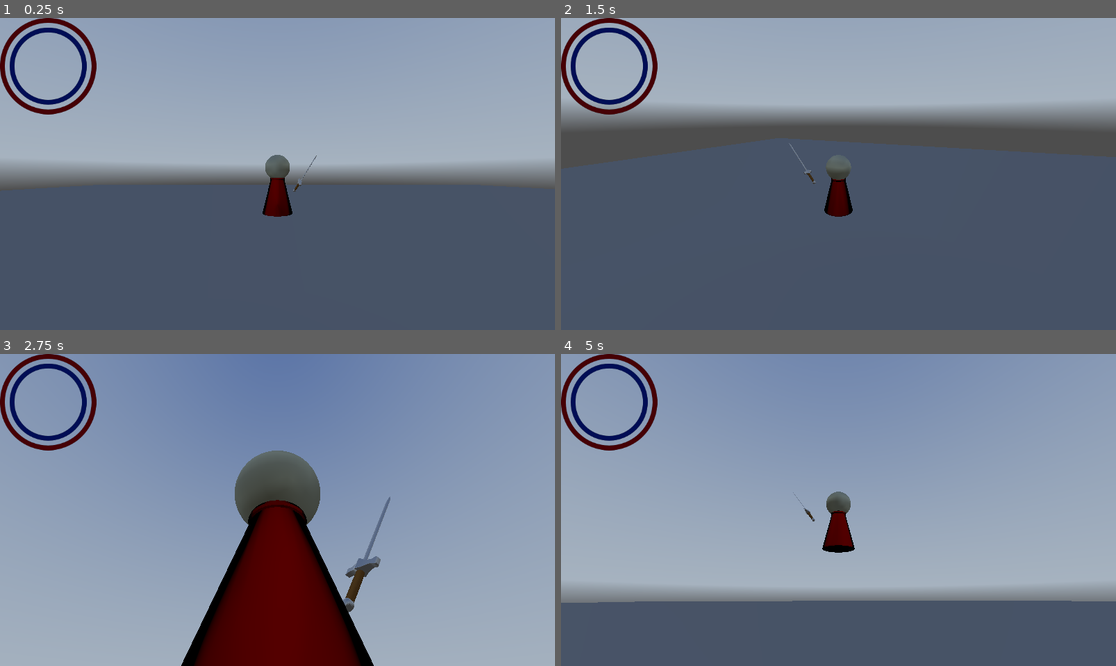
Above: before the commit, frames 1-4 (two rows, left to right).
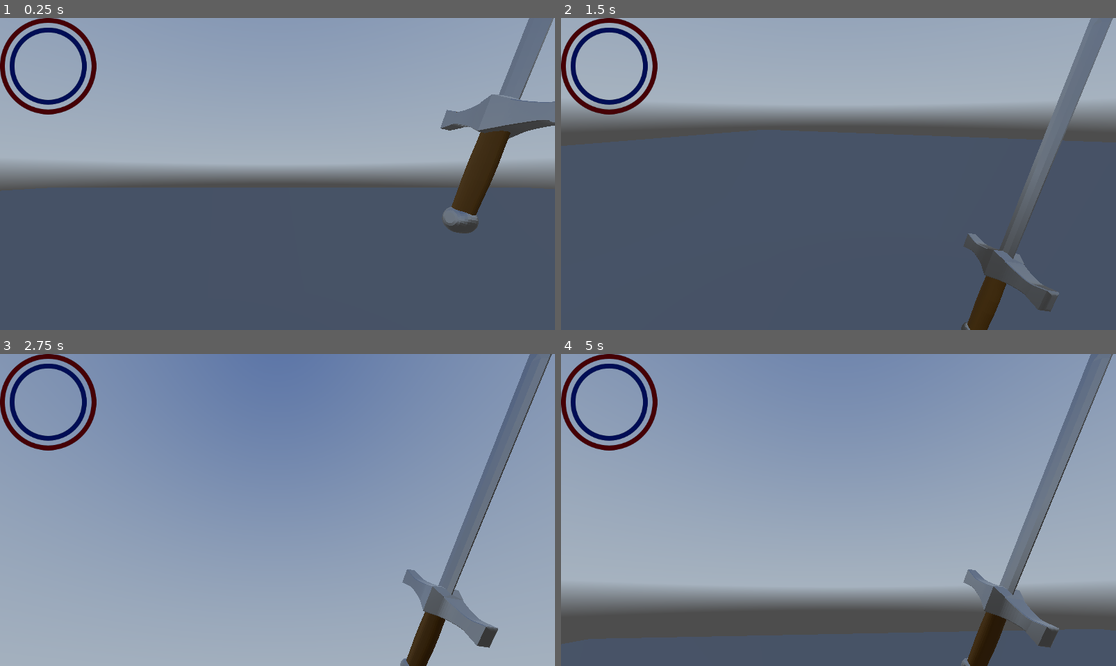
Above: after the commit, the same moments.

Repository: Jackimal5/Hollows-Haven
Game: Godot game, scene res://Scenes/test_area.tscn
Same seed, same stepped clock (60 frames per second), same inputs: the game is played once before the commit and once after it. A sky picture missing from this copy of the repository is replaced by a grey-blue gradient.
Inputs (mouse positions are in pixels of both pictures, inside the frame that each line leads up to):
- Up to frame 1 (0.25 s): no input
- Up to frame 2 (1.5 s): tap Enter at 0.5 s; move the mouse to (960, 158) at 0.52 s; hold D (right) 0.53-1.28 s; click (960, 158) at 0.6 s; tap Space (jump) at 0.77 s; move the mouse to (727, 189) at 1.27 s; hold S (backward) from 1.28 s (still down); tap Shift (sprint) at 1.35 s
- Up to frame 3 (2.75 s): tap Space (jump) at 1.52 s; move the mouse to (333, 441) at 2.02 s; release S (backward) at 2.03 s; hold D (right) from 2.03 s (still down); click (333, 441) at 2.1 s
- Up to frame 4 (5 s): move the mouse to (810, 572) at 2.77 s; release D (right) at 2.78 s; hold W (forward) 2.78-3.53 s; tap Shift (sprint) at 2.85, 4.35 s; tap Space (jump) at 3.02, 3.5, 3.77, 4.52 s; move the mouse to (1005, 556) at 3.52 s; hold A (left) from 3.53 s (still down); click (1005, 556) at 3.6 s; tap Enter at 4.25 s; move the mouse to (672, 463) at 4.27 s

The runs differ from the first frame. In frame 1, 5.9% of the frame differs, in the area x 17-100%, y 0-70%; in frame 2, 8.7%; in frame 3, 19%, in the area x 32-100%, y 0-100%; in frame 4, 13%.

Commit message:
Changed to FPS

Diff:
--- a/Scenes/test_area.tscn
+++ b/Scenes/test_area.tscn
@@ -1,15 +1,11 @@
-[gd_scene load_steps=17 format=3 uid="uid://bkf2accpow3fq"]
+[gd_scene load_steps=16 format=3 uid="uid://bkf2accpow3fq"]
 
 [ext_resource type="Script" uid="uid://btvyohb56e6xd" path="res://Scripts/player.gd" id="1_15qo1"]
 [ext_resource type="PackedScene" uid="uid://cp0xlar5bqga0" path="res://Assets/Sword.glb" id="2_bc04g"]
 [ext_resource type="Texture2D" uid="uid://bkbamxqvi1f5w" path="res://Assets/Stamina_Bar-removebg-preview.png" id="2_ifqnq"]
 [ext_resource type="Script" uid="uid://j1ydh2kjkmv1" path="res://Scripts/ui.gd" id="2_kbjuv"]
-[ext_resource type="PackedScene" uid="uid://bhme4haxi88l1" path="res://Assets/Lil_Guy.glb" id="3_ifqnq"]
 [ext_resource type="Texture2D" uid="uid://bsumctagrpkpw" path="res://Assets/pizzo_pernice_puresky_4k.exr" id="4_kbjuv"]
 [ext_resource type="Texture2D" uid="uid://dgue1acteo1kt" path="res://Assets/Health_Bar-removebg-preview.png" id="4_msx0k"]
-
-[sub_resource type="CylinderShape3D" id="CylinderShape3D_15qo1"]
-height = 1.89453
 
 [sub_resource type="BoxShape3D" id="BoxShape3D_6fnve"]
 size = Vector3(0.03508, 1.1543, 0.0678711)
@@ -19,14 +15,14 @@
 tracks/0/type = "position_3d"
 tracks/0/imported = false
 tracks/0/enabled = true
-tracks/0/path = NodePath("Sword")
+tracks/0/path = NodePath("CameraOrigin/Sword")
 tracks/0/interp = 1
 tracks/0/loop_wrap = true
 tracks/0/keys = PackedFloat32Array(0.0333333, 1, 0.79101, 0.202877, -0.725657)
 tracks/1/type = "rotation_3d"
 tracks/1/imported = false
 tracks/1/enabled = true
-tracks/1/path = NodePath("Sword")
+tracks/1/path = NodePath("CameraOrigin/Sword")
 tracks/1/interp = 1
 tracks/1/loop_wrap = true
 tracks/1/keys = PackedFloat32Array(0, 1, 0, 0, 0, 1, 0.233333, 1, -0.0887639, 0, 0, 0.996053, 0.466667, 1, 0, 0, 0, 1, 0.866667, 1, -0.00253945, 0, 0, 0.999997)
@@ -36,7 +32,7 @@
 tracks/0/type = "position_3d"
 tracks/0/imported = false
 tracks/0/enabled = true
-tracks/0/path = NodePath("Sword")
+tracks/0/path = NodePath("CameraOrigin/Sword")
 tracks/0/interp = 1
 tracks/0/loop_wrap = true
 tracks/0/keys = PackedFloat32Array(0, 1, 0.79101, 0.202877, -0.725657)
@@ -47,17 +43,17 @@
 tracks/0/type = "position_3d"
 tracks/0/imported = false
 tracks/0/enabled = true
-tracks/0/path = NodePath("Sword")
+tracks/0/path = NodePath("CameraOrigin/Sword")
 tracks/0/interp = 1
 tracks/0/loop_wrap = true
-tracks/0/keys = PackedFloat32Array(0, 1, 0.790351, 0.202877, -0.155279, 0.233333, 1, 0.790351, 0.202877, -0.93429, 0.366667, 1, -0.216377, 0.202877, -1.54121, 0.466667, 1, -0.73871, 0.202877, -1.02773, 0.533333, 1, -1.03313, 0.0707609, -0.783854, 0.666667, 1, -1.37338, 0.0707609, -0.204704, 0.9, 1, -1.01381, 0.50295, -0.186077)
+tracks/0/keys = PackedFloat32Array(0.0333333, 1, 0.744727, -0.414474, -0.93429)
 tracks/1/type = "rotation_3d"
 tracks/1/imported = false
 tracks/1/enabled = true
-tracks/1/path = NodePath("Sword")
+tracks/1/path = NodePath("CameraOrigin/Sword")
 tracks/1/interp = 1
 tracks/1/loop_wrap = true
-tracks/1/keys = PackedFloat32Array(0.0333333, 1, 0.251046, 0.055955, -0.213816, 0.942405, 0.2, 1, -0.249114, 0.367465, -0.343907, 0.827429, 0.4, 1, -0.466034, 0.63126, -0.322167, 0.529652, 0.5, 1, -0.534018, 0.747713, -0.18922, 0.346331, 0.666667, 1, -0.307046, 0.935071, -0.10705, 0.141087)
+tracks/1/keys = PackedFloat32Array(0, 1, 0.0991953, 0.0347886, -0.0988447, 0.989535)
 
 [sub_resource type="AnimationLibrary" id="AnimationLibrary_vt2yd"]
 _data = {
@@ -65,6 +61,8 @@
 &"RESET": SubResource("Animation_od0h0"),
 &"swing": SubResource("Animation_6fnve")
 }
+
+[sub_resource type="CapsuleShape3D" id="CapsuleShape3D_ifqnq"]
 
 [sub_resource type="PanoramaSkyMaterial" id="PanoramaSkyMaterial_6fnve"]
 panorama = ExtResource("4_kbjuv")
@@ -89,17 +87,28 @@
 [node name="CameraOrigin" type="Node3D" parent="Player"]
 transform = Transform3D(1, 0, 0, 0, 1, 0, 0, 0, 1, 0, 0.49461, 0)
 
-[node name="SpringArm3D" type="SpringArm3D" parent="Player/CameraOrigin"]
-spring_length = 6.5
-margin = 0.5
+[node name="Sword" parent="Player/CameraOrigin" instance=ExtResource("2_bc04g")]
+transform = Transform3D(0.978038, 0.202522, 0.0492392, -0.188719, 0.96078, -0.203192, -0.0884589, 0.189437, 0.9779, 0.79101, 0.202877, -0.725657)
 
-[node name="Camera3D" type="Camera3D" parent="Player/CameraOrigin/SpringArm3D"]
-transform = Transform3D(1, 0, 0, 0, 1, 0, 0, 0, 1, 0, 1.5, 6.5)
+[node name="DamageArea" type="Area3D" parent="Player/CameraOrigin/Sword"]
 
-[node name="UI" type="CanvasLayer" parent="Player/CameraOrigin/SpringArm3D/Camera3D"]
+[node name="AreaCollider" type="CollisionShape3D" parent="Player/CameraOrigin/Sword/DamageArea"]
+transform = Transform3D(1, 0, 0, 0, 1, 0, 0, 0, 1, 0.00303042, 0.575262, 0.00251764)
+shape = SubResource("BoxShape3D_6fnve")
+
+[node name="SwordAnimations" type="AnimationPlayer" parent="Player/CameraOrigin/Sword"]
+root_node = NodePath("../../..")
+libraries = {
+&"": SubResource("AnimationLibrary_vt2yd")
+}
+speed_scale = 1.46
+
+[node name="Camera3D" type="Camera3D" parent="Player/CameraOrigin"]
+
+[node name="UI" type="CanvasLayer" parent="Player/CameraOrigin/Camera3D"]
 script = ExtResource("2_kbjuv")
 
-[node name="StaminaBar" type="TextureProgressBar" parent="Player/CameraOrigin/SpringArm3D/Camera3D/UI"]
+[node name="StaminaBar" type="TextureProgressBar" parent="Player/CameraOrigin/Camera3D/UI"]
 offset_right = 40.0
 offset_bottom = 40.0
 fill_mode = 5
@@ -109,7 +118,7 @@
 tint_under = Color(0.000709592, 0.0522006, 0.335589, 1)
 tint_progress = Color(0.300315, 0.408791, 0.959663, 1)
 
-[node name="HealthBar" type="TextureProgressBar" parent="Player/CameraOrigin/SpringArm3D/Camera3D/UI"]
+[node name="HealthBar" type="TextureProgressBar" parent="Player/CameraOrigin/Camera3D/UI"]
 offset_right = 40.0
 offset_bottom = 40.0
 fill_mode = 4
@@ -121,26 +130,7 @@
 
 [node name="PlayerCollider" type="CollisionShape3D" parent="Player"]
 transform = Transform3D(1, 0, 0, 0, 1, 0, 0, 0, 1, 0, 0.168602, 0)
-shape = SubResource("CylinderShape3D_15qo1")
-
-[node name="Sword" parent="Player" instance=ExtResource("2_bc04g")]
-transform = Transform3D(0.902303, 0.431097, -0.00189069, -0.374908, 0.782517, -0.497102, -0.21282, 0.449246, 0.86769, 0.79101, 0.202877, -0.725657)
-
-[node name="DamageArea" type="Area3D" parent="Player/Sword"]
-
-[node name="AreaCollider" type="CollisionShape3D" parent="Player/Sword/DamageArea"]
-transform = Transform3D(1, 0, 0, 0, 1, 0, 0, 0, 1, 0.00303042, 0.575262, 0.00251764)
-shape = SubResource("BoxShape3D_6fnve")
-
-[node name="SwordAnimations" type="AnimationPlayer" parent="Player/Sword"]
-root_node = NodePath("../..")
-libraries = {
-&"": SubResource("AnimationLibrary_vt2yd")
-}
-speed_scale = 1.46
-
-[node name="Player_Skin" parent="Player" instance=ExtResource("3_ifqnq")]
-transform = Transform3D(-4.37114e-08, 0, 1, 0, 1, 0, -1, 0, -4.37114e-08, 0, 0, 0)
+shape = SubResource("CapsuleShape3D_ifqnq")
 
 [node name="WorldEnvironment" type="WorldEnvironment" parent="."]
 environment = SubResource("Environment_vt2yd")
--- a/Scripts/player.gd
+++ b/Scripts/player.gd
@@ -20,7 +20,7 @@
 
 #Declared Nodes
 @onready var camera_origin: Node3D = $CameraOrigin
-@onready var animation_player = $Sword/SwordAnimations
+@onready var animation_player = $CameraOrigin/Sword/SwordAnimations
 
 
 #func _ready():
